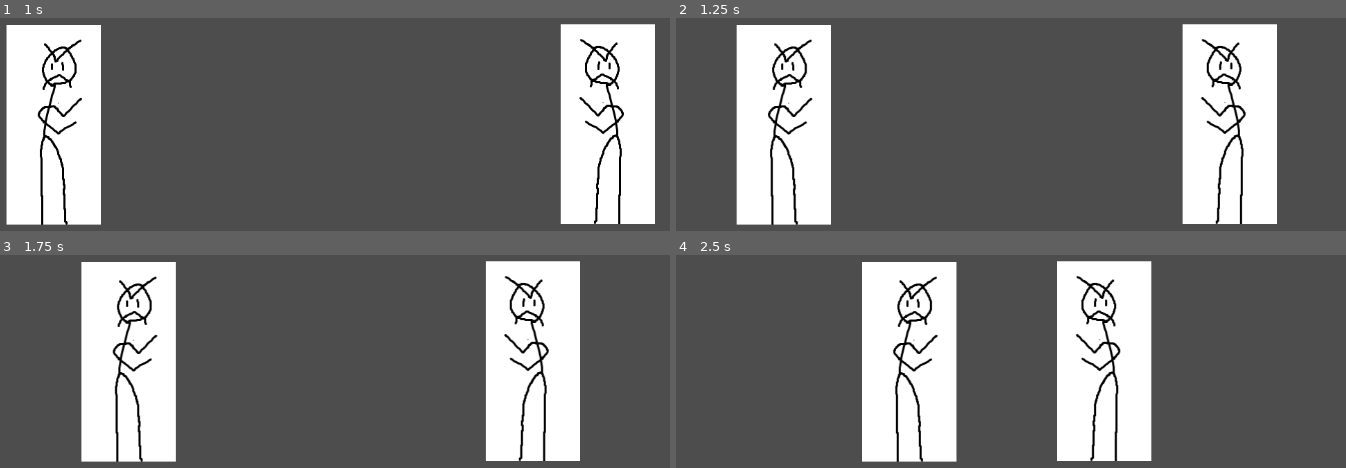
Above: before the commit, frames 1-4 (two rows, left to right).
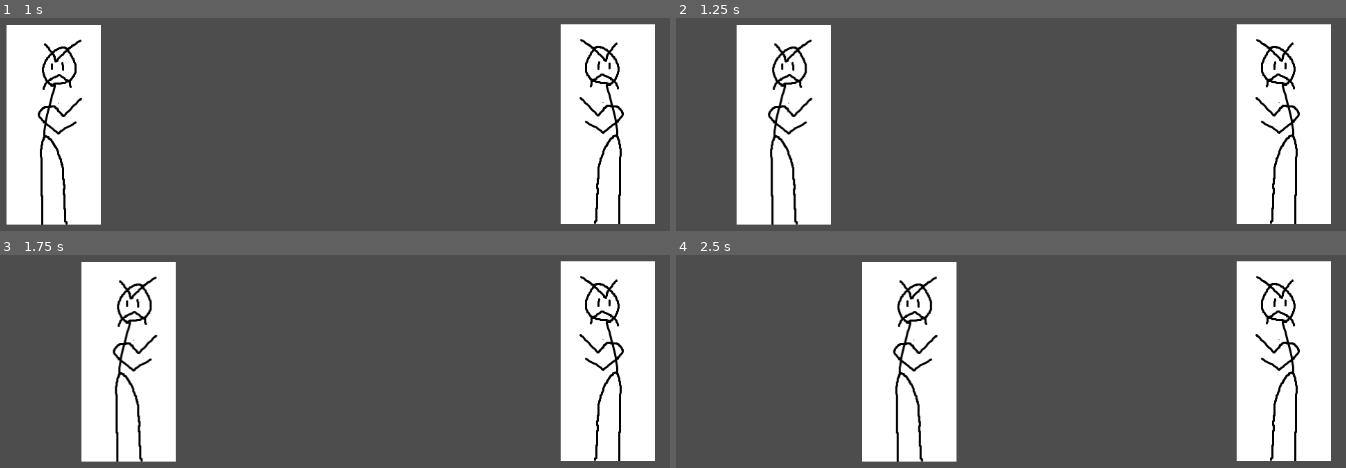
Above: after the commit, the same moments.

Repository: MichaelRatel/Fighting-Game-IEEE
Game: Godot game, scene res://main_scene.tscn
Same seed, same stepped clock (60 frames per second), same inputs: the game is played once before the commit and once after it.
Inputs:
- Up to frame 1 (1 s): tap Enter at 0.5 s; hold D (player1_right) from 0.53 s (still down); hold U (player1_a) from 0.53 s (still down); tap I (player1_b) at 0.8 s
- Up to frame 2 (1.25 s): keep holding D (player1_right); keep holding U (player1_a)
- Up to frame 3 (1.75 s): release D (player1_right) at 1.28 s; release U (player1_a) at 1.28 s; hold S (player1_down) from 1.28 s (still down); tap I (player1_b) at 1.35 s; tap O (player1_c) at 1.55 s
- Up to frame 4 (2.5 s): tap Space at 2 s; release S (player1_down) at 2.03 s; hold D (player1_right) from 2.03 s (still down); hold O (player1_c) from 2.03 s (still down); tap J (player1_d) at 2.3 s

Frame 1 is identical in both runs. In frame 2, 16% of the frame differs, in the area x 75-98%, y 2-97%; in frame 3, 21%; in frame 4, 26%, in the area x 56-98%, y 2-97%.

Commit message:
Player1 and Player2 input buffers are separated
adds new logic to persistentstate to check for inputbuffers in each player, and inputnodes now read p2 inputs

Diff:
--- a/characters/all_rounder/scripts/persistent_state.gd
+++ b/characters/all_rounder/scripts/persistent_state.gd
@@ -36,6 +36,7 @@
 	if(player.name == "Player2"):
 		direction = directions.LEFT
 		shouldFlip = false
+		inputNode.player = 2
 
 	state_factory = StateFactory.new()
 
@@ -83,6 +84,8 @@
 # Print is here for testing purposes, we WILL want to print it somewhere if we create a training mode.
 func add_to_buffer():
 	var newNode = InputFrame.new()
+	if(player.name == "Player2"):
+		newNode.player = 2
 	newNode.set_values()
 	print(newNode.toString())
 	inputBuffer.push_back((newNode))
--- a/characters/input_buffer_node.gd
+++ b/characters/input_buffer_node.gd
@@ -5,28 +5,46 @@
 var bPress = false
 var cPress = false
 var dPress = false
+var player = 1
 # Called when adding to the inputBuffer
 # Currently only tracks the stick position
 # Looking at it now this can be cleaned up with an enum reading from the input object but I am not worried about cleanliness rn
 func set_values():
 	stickPosition = 5 # if there are no inputs, set state to 5 (neutral)
-	if(Input.is_action_pressed("player1_left")):
-		stickPosition -= 1
-	if(Input.is_action_pressed("player1_right")):
-		stickPosition += 1
-	if(Input.is_action_pressed("player1_up")):
-		stickPosition += 3
-	if(Input.is_action_pressed("player1_down")):
-		stickPosition -= 3
-	if(Input.is_action_pressed("player1_a")):
-		aPress = true
-	if(Input.is_action_pressed("player1_b")):
-		bPress = true
-	if(Input.is_action_pressed("player1_c")):
-		cPress = true
-	if(Input.is_action_pressed("player1_d")):
-		dPress = true
-
+	if(player == 1):
+		if(Input.is_action_pressed("player1_left")):
+			stickPosition -= 1
+		if(Input.is_action_pressed("player1_right")):
+			stickPosition += 1
+		if(Input.is_action_pressed("player1_up")):
+			stickPosition += 3
+		if(Input.is_action_pressed("player1_down")):
+			stickPosition -= 3
+		if(Input.is_action_pressed("player1_a")):
+			aPress = true
+		if(Input.is_action_pressed("player1_b")):
+			bPress = true
+		if(Input.is_action_pressed("player1_c")):
+			cPress = true
+		if(Input.is_action_pressed("player1_d")):
+			dPress = true
+	else:
+		if(Input.is_action_pressed("player2_left")):
+			stickPosition -= 1
+		if(Input.is_action_pressed("player2_right")):
+			stickPosition += 1
+		if(Input.is_action_pressed("player2_up")):
+			stickPosition += 3
+		if(Input.is_action_pressed("player2_down")):
+			stickPosition -= 3
+		if(Input.is_action_pressed("player2_a")):
+			aPress = true
+		if(Input.is_action_pressed("player2_b")):
+			bPress = true
+		if(Input.is_action_pressed("player2_c")):
+			cPress = true
+		if(Input.is_action_pressed("player2_d")):
+			dPress = true
 # Reverses the stick direction in the node. Flips horizontally (i.e, 4 becomes 6, 7 becomes 9)
 # No return value
 func inverseDirection():
